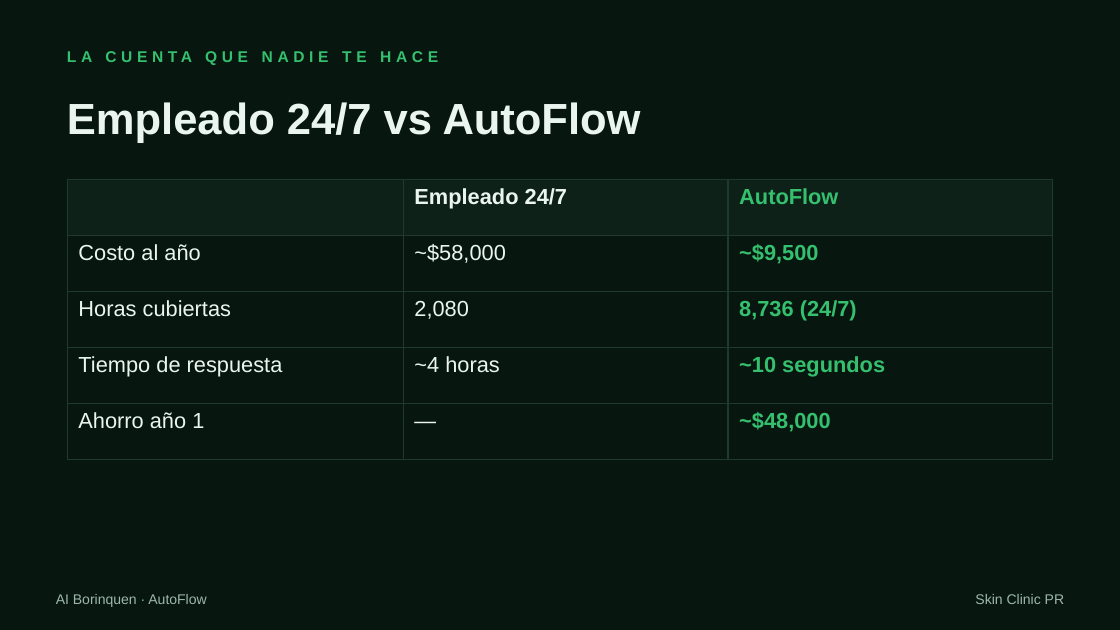
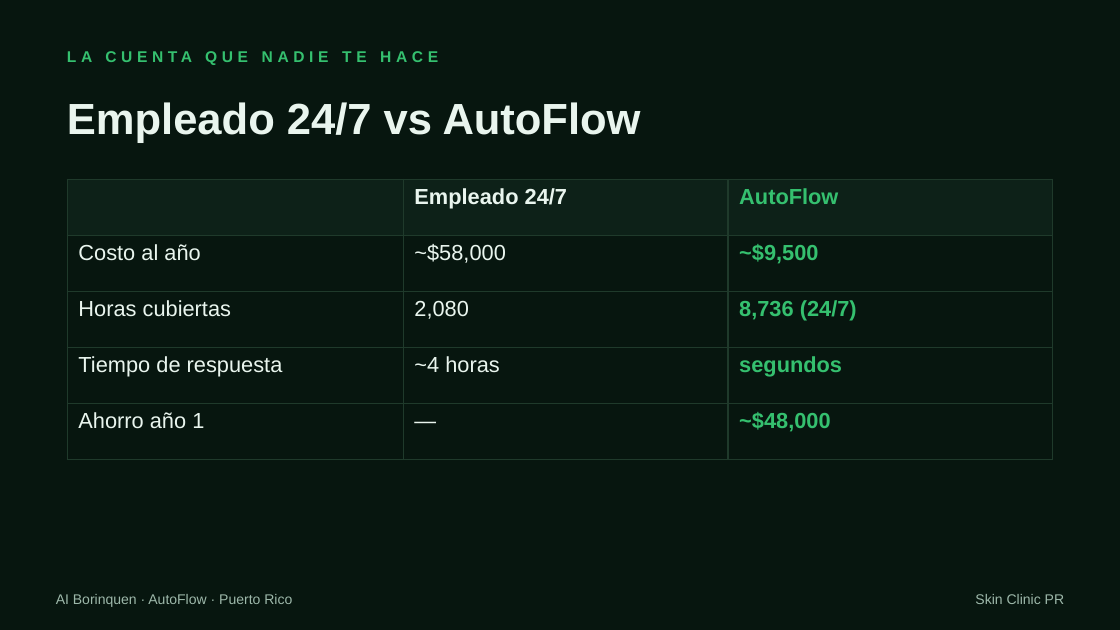
Before and after one commit to elvinayala/content-os, a slide deck: slide 9 of data/demos/skin-clinic-pr/site/skin-clinic-pr-autoflow.pptx (slide 6 before the commit). Drawn at 1120x630 pixels with LibreOffice and Linux fonts; fonts in the diff are those of the drawing. Boxes give left, top, right and bottom in pixels: in the first picture for what was removed or moved away, otherwise in the second. Text is boxed around its words. In the diff, an @@ line names an element or a change of style, - is before the commit and + after.

```diff
--- a/data/demos/skin-clinic-pr/site/skin-clinic-pr-autoflow.pptx
+++ b/data/demos/skin-clinic-pr/site/skin-clinic-pr-autoflow.pptx
@@ table at <box>67,179,1053,436</box> @@
-row 4, column 3: ~10 segundos
+row 4, column 3: segundos
@@ text at <box>56,594,292,607</box>: text changed @@
-AI Borinquen · AutoFlow
+AI Borinquen · AutoFlow · Puerto Rico
```
Also in this commit, not shown: 8 other slides changed, 3 slides added, 53 other files.
